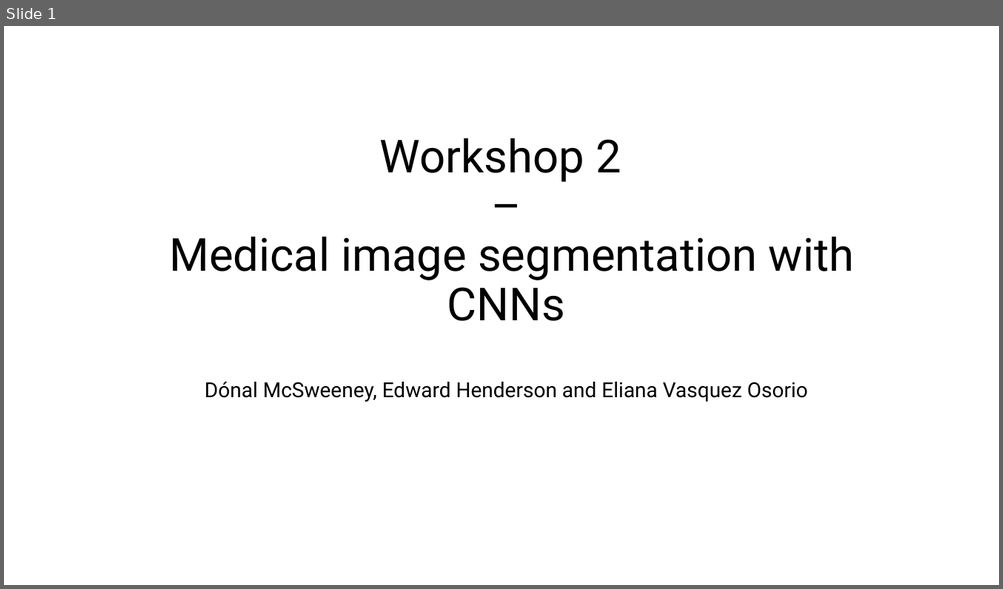
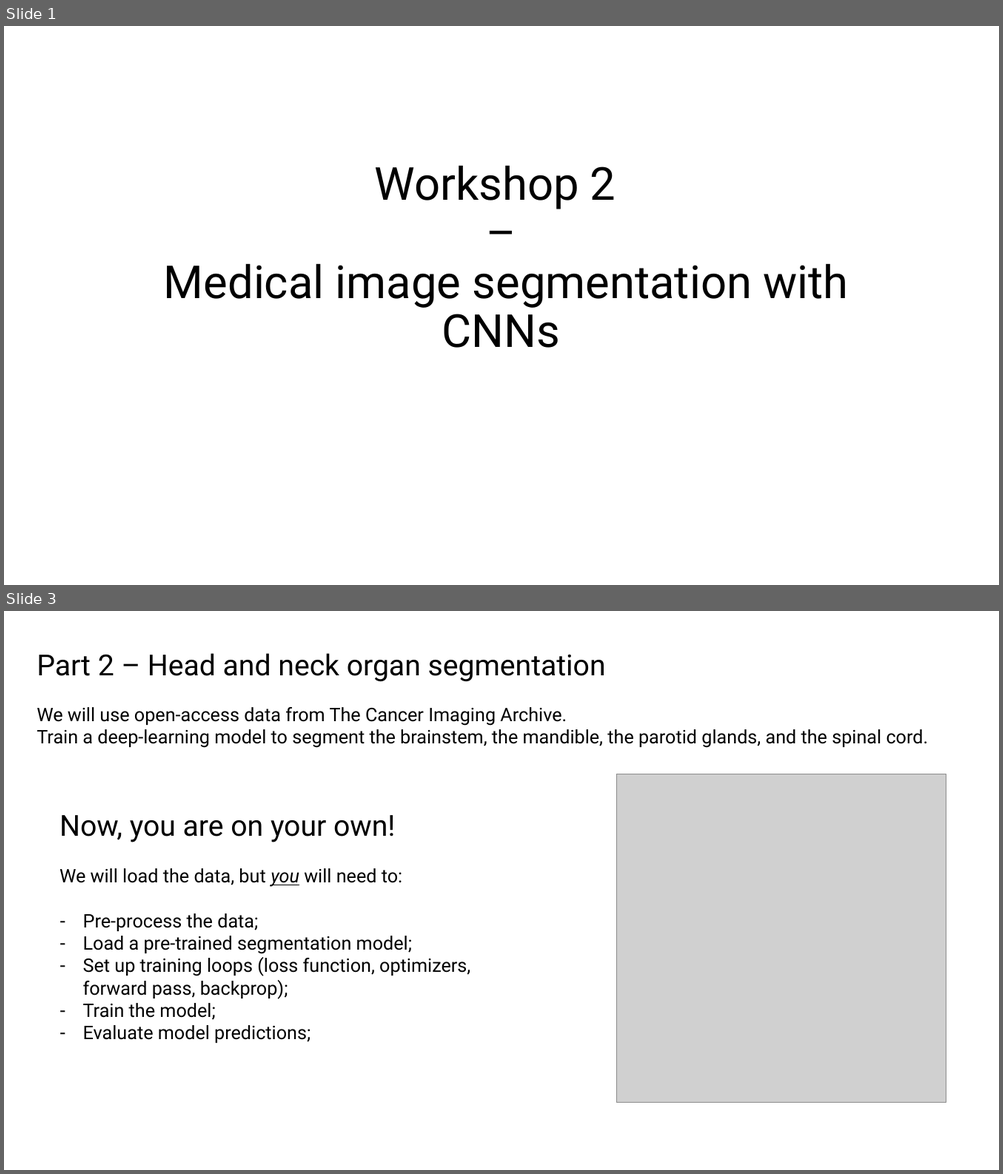
Before and after one commit to rrr-uom-projects/autoseg_workshop_2023, a slide deck: Workshop2_intro.pptx. Shown one above the other, each under a label of ours: slide 1 before the commit, slides 1 and 3 after it; the slides between them are not shown. The pictures are 1003x589 and 1003x1174 pixels, drawn with LibreOffice and Linux fonts; fonts in the diff are those of the drawing; grey boxes stand for pictures. Boxes give left, top, right and bottom in pixels: in the first picture for what was removed or moved away, otherwise in the second. Text is boxed around its words. In the diff, an @@ line names an element or a change of style, - is before the commit and + after.

```diff
--- a/Workshop2_intro.pptx
+++ b/Workshop2_intro.pptx
@@ slide 3 added at (4,611,999,1170), background #FFFFFF @@
@@ text added at (37,653,606,681), 28 pt, text #000000 @@
+Part 2 – Head and neck organ segmentation
@@ text added at (37,707,928,748), 18 pt, text #000000 @@
+We will use open-access data from The Cancer Imaging Archive.
+Train a deep-learning model to segment the brainstem, the mandible, the parotid glands, and the spinal cord.
@@ picture added at (617,775,946,1103) @@
@@ text added at (60,815,470,1043), 18 pt, text #000000 @@
+Now, you are on your own!
+We will load the data, but you will need to:
+– Pre-process the data;
+– Load a pre-trained segmentation model;
+– Set up training loops (loss function, optimizers, forward pass, backprop);
+– Train the model;
+– Evaluate model predictions;
@@ slide 1 changed as well @@
@@ title at (164,165,848,348): text changed; size 20 to 44 pt @@
-Workshop 2
-–
-Medical image segmentation with CNNs
-Dónal McSweeney, Edward Henderson and Eliana Vasquez Osorio
+Workshop 2
+–
+Medical image segmentation with CNNs
```
Also in this commit, not shown: 3 other slides added, 1 slide removed.
